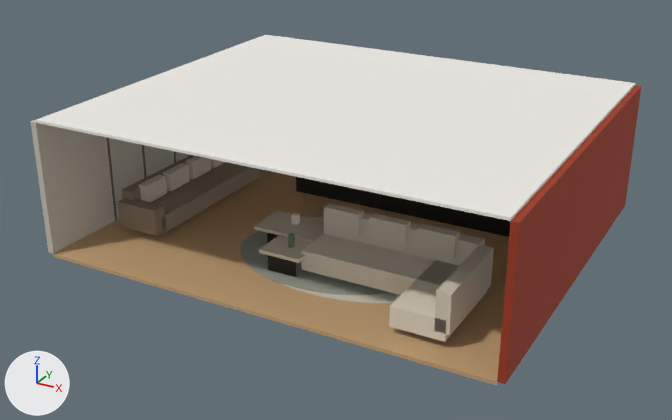
Before and after pictures for a commit that changed the glTF model public/models/hero-interior.glb.
Both versions are drawn from a 50 mm lens placed at (9.42, -17.96, 9.34), pointed at (-0.19, -0.49, 0.61). The lights are fixed; the arrows at lower left show +X, +Y and +Z. The first picture is the older version. Vertices at exactly the same position are counted once.

The first picture shows 'Details_Rug', 'Furniture_SofaCream', 'Furniture_SofaTaupe', 'Furniture_TableCluster', 'Shell_Ceiling', 'Shell_DarkVolume', 'Shell_Floor', 'Shell_WallLeft', 'Shell_WallRight' and 1 more.
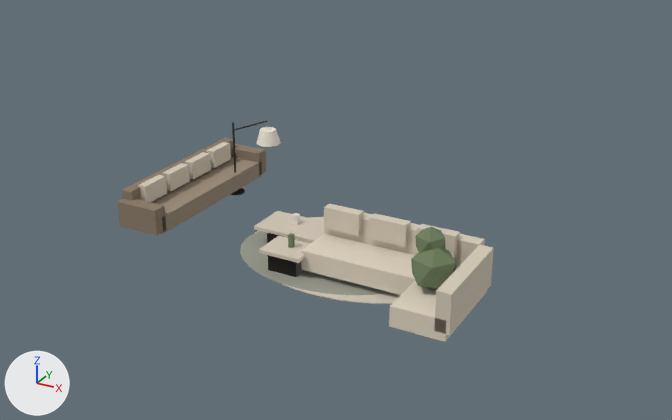
Not visible in the pictures: 'Shell_WallBack'.

The newer file is also turned or shifted as a whole; pictures and numbers use the older file's frame.

Edits to the bpy script that builds the scene:
```text
Add mat_potdark:
    mat_potdark = principled_material('PotDark')
    mat_potdark.base_color = (0.0231, 0.0189, 0.0152)  # black #2a2521
    mat_potdark.roughness = 0.8
Add mat_lampshade:
    mat_lampshade = principled_material('LampShade')
    mat_lampshade.base_color = (0.875, 0.805, 0.694)  # pale yellow #f0e8d9
    mat_lampshade.roughness = 0.9
Add mat_metaldark:
    mat_metaldark = principled_material('MetalDark')
    mat_metaldark.base_color = (0.0385, 0.0385, 0.0385)  # dark grey #373737
    mat_metaldark.metallic = 0.5
Change me_cilindro_009:
    used by ob_details_plant; location = (4.3, 2.6, 0.9)
    remove me_cilindro_009.from_pydata(...)  # 44 vertices, 80 faces; spans x -0.268..0.268, y -0.255..0.255, z -0.125..0.65
    remove me_cilindro_009.materials.append(mat_vasedeco)  # white #e9e3d7
    add me_cilindro_009.from_pydata(...)  # 72 vertices, 132 faces; spans x -1.449..-0.548, y -5.938..-5.073, z -0.895..0.94
    me_cilindro_009 part 1: a new loose piece, an icosphere of 20 faces spanning x -1.442..-0.548, y -5.938..-5.087, z -0.35..0.65, in mat_plantgreen (green #6f805e)
    me_cilindro_009 part 2: a new loose piece, an icosphere of 20 faces spanning x -1.449..-0.841, y -5.652..-5.073, z 0.26..0.94, in mat_plantgreen (green #6f805e)
    other edits to the shape of me_cilindro_009 do not show in these pictures
    add me_cilindro_009.materials.append(mat_potdark)  # black #2a2521
Add me_cilindro_010:
    me_cilindro_010.from_pydata(...)  # 168 vertices, 320 faces; spans x -0.22..1.35, y -0.3..0.3, z -0.95..1.17
    # faces by material slot: [196, 124]
    me_cilindro_010.materials.append(mat_metaldark)  # dark grey #373737
    me_cilindro_010.materials.append(mat_lampshade)  # pale yellow #f0e8d9
Remove ob_shell_wallleft:
    ob_shell_wallleft = bpy.data.objects.new('Shell_WallLeft', me_cubo_002)
    ob_shell_wallleft.location = (0.0, 0.0, 0.0)
Remove ob_shell_floor:
    ob_shell_floor = bpy.data.objects.new('Shell_Floor', me_cubo)
    ob_shell_floor.location = (0.0, 0.0, 0.0)
Remove ob_shell_ceiling:
    ob_shell_ceiling = bpy.data.objects.new('Shell_Ceiling', me_cubo_001)
    ob_shell_ceiling.location = (0.0, 0.0, 0.0)
Remove ob_shell_wallback:
    ob_shell_wallback = bpy.data.objects.new('Shell_WallBack', me_cubo_007)
    ob_shell_wallback.location = (0.0, 0.0, 0.0)
Remove ob_shell_wallright:
    ob_shell_wallright = bpy.data.objects.new('Shell_WallRight', me_cubo_008)
    ob_shell_wallright.location = (0.0, 0.0, 0.0)
Remove ob_shell_darkvolume:
    ob_shell_darkvolume = bpy.data.objects.new('Shell_DarkVolume', me_cubo_009)
    ob_shell_darkvolume.location = (0.0, 0.0, 0.0)
Add ob_details_floorlamp:
    ob_details_floorlamp = bpy.data.objects.new('Details_FloorLamp', me_cilindro_010)
    ob_details_floorlamp.location = (-3.69, 0.49, 0.95)
```

What differs and where, as boxes (x1, y1, x2, y2) in the pictures (672 x 420 px):
'Shell_Ceiling', deleted: before (35, 35, 635, 221)
'Shell_Floor', deleted (brown): before (53, 171, 509, 386)
'Shell_WallRight', deleted: before (497, 86, 641, 384)
'Shell_WallLeft', deleted: before (31, 36, 261, 254)
    faces in mat_walltexture (light grey #cac3b6): (31, 36, 261, 254)
    faces in mat_wallseam (brown #6e665c): (106, 137, 176, 221)
'Shell_DarkVolume', deleted: before (296, 177, 510, 237)
'Details_Plant', reshaped (not visible before): after (411, 227, 456, 290)
'Details_FloorLamp', added: after (230, 121, 281, 195)
    faces in mat_lampshade (pale yellow #f0e8d9): (257, 127, 281, 147)
    faces in mat_metaldark (dark grey #373737): (230, 121, 267, 195)
part 1 of me_cilindro_009, added (green): after (411, 248, 456, 290)
part 2 of me_cilindro_009, added (green): after (415, 227, 445, 254)
